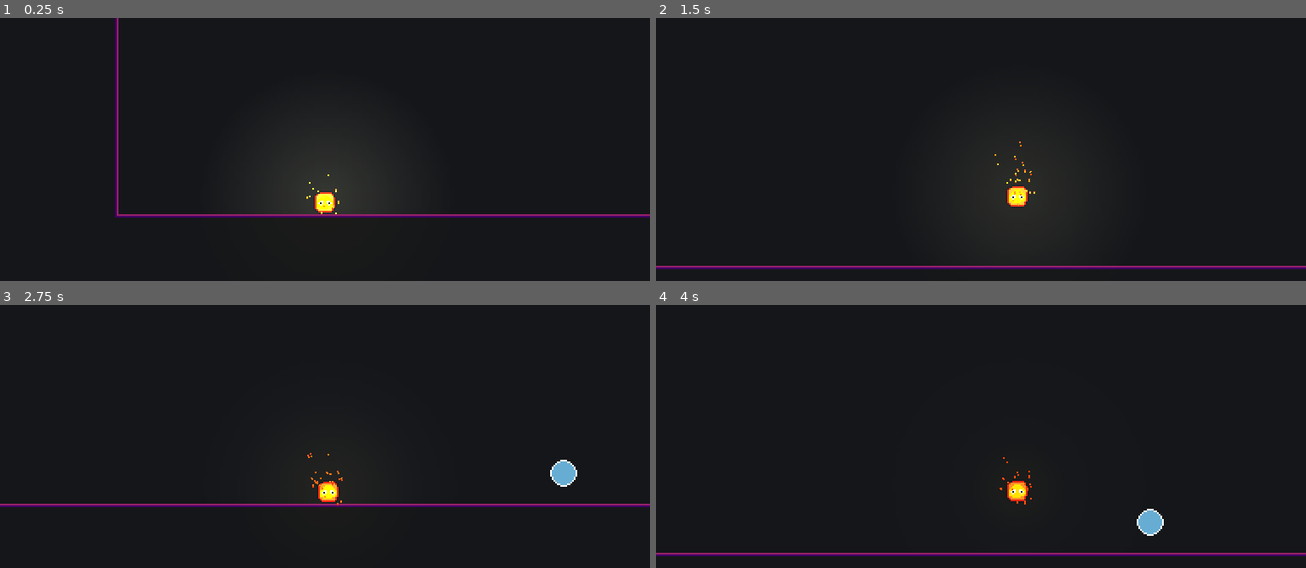
Above: before the commit, frames 1-4 (two rows, left to right).
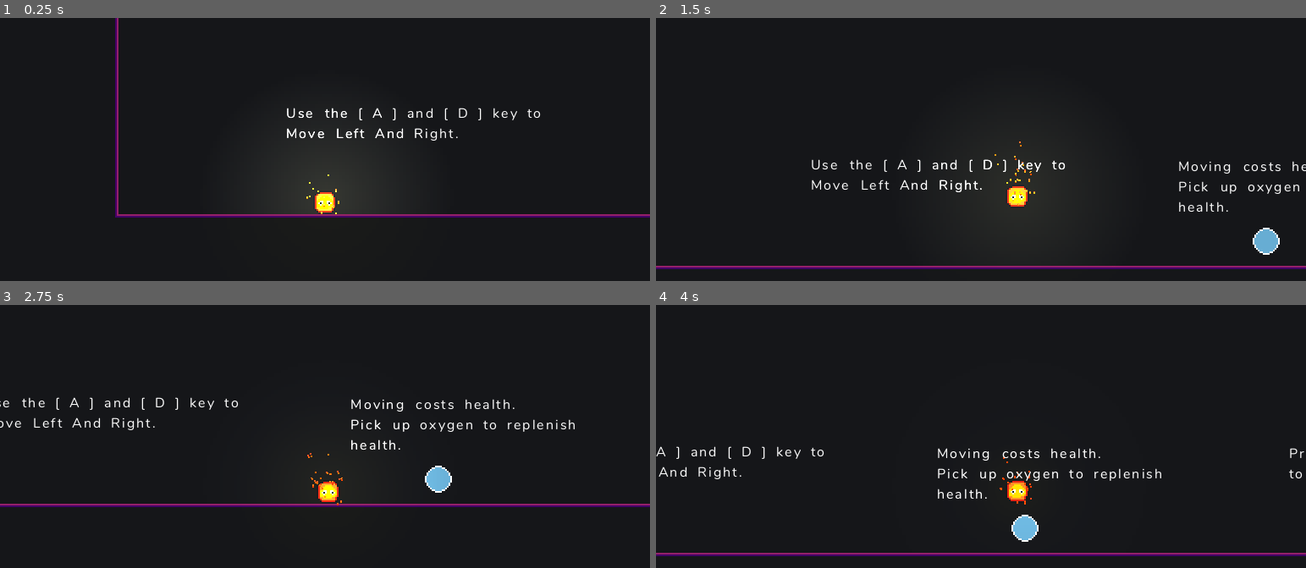
Above: after the commit, the same moments.

Repository: Michael-Sjogren/Ludum-Dare-46
Game: Godot game, scene res://Levels/Tutorial.tscn
Same seed, same stepped clock (60 frames per second), same inputs: the game is played once before the commit and once after it.
Inputs:
- Up to frame 1 (0.25 s): no input
- Up to frame 2 (1.5 s): tap Space (jump) at 0.5, 0.6, 0.77, 1.07, 1.25, 1.35 s; hold D (right) from 0.53 s (still down)
- Up to frame 3 (2.75 s): tap Space (jump) at 1.52, 1.82, 2, 2.1 s; release D (right) at 2.03 s; hold A (left) from 2.03 s (still down)
- Up to frame 4 (4 s): tap Space (jump) at 2.75, 2.85, 3.02, 3.32, 3.5, 3.6, 3.77 s; release A (left) at 2.78 s; hold D (right) from 2.78 s (still down)

The runs differ from the first frame. In frame 1, 0.7% of the frame differs, in the area x 44-84%, y 34-47%; in frame 2, 1.5%; in frame 3, 2.0%, in the area x 0-89%, y 35-72%; in frame 4, 1.8%.

Commit message:
fixed fonts

Diff:
--- a/DyingEmber/Fonts/game_font.tres
+++ b/DyingEmber/Fonts/game_font.tres
@@ -1,10 +1,11 @@
 [gd_resource type="DynamicFont" load_steps=2 format=2]
 
-[ext_resource path="res://Fonts/Nunito-Light.ttf" type="DynamicFontData" id=1]
+[ext_resource path="res://Fonts/game_font_data.tres" type="DynamicFontData" id=1]
 
 [resource]
 size = 8
 use_mipmaps = true
 use_filter = true
-extra_spacing_char = 2
+extra_spacing_char = 1
+extra_spacing_space = 2
 font_data = ExtResource( 1 )
--- /dev/null
+++ b/DyingEmber/Fonts/game_font_data.tres
@@ -0,0 +1,5 @@
+[gd_resource type="DynamicFontData" format=2]
+
+[resource]
+hinting = 0
+font_path = "res://Fonts/Nunito-Regular.ttf"
--- a/DyingEmber/Levels/Tutorial.tscn
+++ b/DyingEmber/Levels/Tutorial.tscn
@@ -11,7 +11,7 @@
 [node name="World" type="Node2D"]
 
 [node name="BG" type="Sprite" parent="."]
-position = Vector2( 201, -86 )
+position = Vector2( 199.919, -88.1614 )
 scale = Vector2( 12.5625, 8.01875 )
 texture = ExtResource( 2 )
 
@@ -20,6 +20,75 @@
 cell_size = Vector2( 16, 16 )
 format = 1
 tile_data = PoolIntArray( -1572905, 47, 65536, -1572904, 47, 65537, -1572903, 47, 65537, -1572902, 47, 65537, -1572901, …(46641 unchanged characters)…
+
+[node name="Tutuorial Labels" type="Node" parent="."]
+
+[node name="RichTextLabel" type="RichTextLabel" parent="Tutuorial Labels"]
+margin_left = -269.0
+margin_top = -0.540359
+margin_right = -103.0
+margin_bottom = 49.4596
+custom_fonts/normal_font = ExtResource( 3 )
+text = "Use the [ A ] and [ D ] key to Move Left And Right."
+__meta__ = {
+"_edit_use_anchors_": false
+}
+
+[node name="RichTextLabel2" type="RichTextLabel" parent="Tutuorial Labels"]
+margin_left = 156.468
+margin_right = 219.468
+margin_bottom = 42.0
+custom_fonts/normal_font = ExtResource( 3 )
+text = "Press Space to Jump"
+__meta__ = {
+"_edit_use_anchors_": false
+}
+
+[node name="RichTextLabel5" type="RichTextLabel" parent="Tutuorial Labels"]
+margin_left = 300.45
+margin_top = -30.7357
+margin_right = 390.45
+margin_bottom = 1.26431
+rect_pivot_offset = Vector2( -4.70982, -45.9263 )
+custom_fonts/normal_font = ExtResource( 3 )
+text = "Hold Spacebar to jump higher"
+__meta__ = {
+"_edit_use_anchors_": false
+}
+
+[node name="RichTextLabel4" type="RichTextLabel" parent="Tutuorial Labels"]
+margin_left = -52.0
+margin_right = 112.0
+margin_bottom = 55.0
+custom_fonts/normal_font = ExtResource( 3 )
+text = "Moving costs health.
+Pick up oxygen to replenish health."
+__meta__ = {
+"_edit_use_anchors_": false
+}
+
+[node name="RichTextLabel6" type="RichTextLabel" parent="Tutuorial Labels"]
+margin_left = 275.0
+margin_top = -249.0
+margin_right = 424.0
+margin_bottom = -193.0
+custom_fonts/normal_font = ExtResource( 3 )
+text = "Touching spikes will kill you.
+Make sure to avoid them!"
+__meta__ = {
+"_edit_use_anchors_": false
+}
+
+[node name="RichTextLabel7" type="RichTextLabel" parent="Tutuorial Labels"]
+margin_left = -129.0
+margin_top = -249.0
+margin_right = 21.0
+margin_bottom = -193.0
+custom_fonts/normal_font = ExtResource( 3 )
+text = "Jump into the braizer to complete the level!"
+__meta__ = {
+"_edit_use_anchors_": false
+}
 
 [node name="Player" parent="." instance=ExtResource( 7 )]
 position = Vector2( -246, 46 )
@@ -51,7 +120,7 @@
 position = Vector2( 415.49, -48.3456 )
 
 [node name="Oxygen4" parent="Pickups" instance=ExtResource( 4 )]
-position = Vector2( 74, 46 )
+position = Vector2( 0, 49.4596 )
 
 [node name="Oxygen5" parent="Pickups" instance=ExtResource( 4 )]
 position = Vector2( 276, 20 )
@@ -61,71 +130,3 @@
 
 [node name="Oxygen3" parent="Pickups" instance=ExtResource( 4 )]
 position = Vector2( 245, -192 )
-
-[node name="Tutuorial Labels" type="Node" parent="."]
-
-[node name="RichTextLabel" type="RichTextLabel" parent="Tutuorial Labels"]
-margin_left = -310.0
-margin_right = -119.0
-margin_bottom = 46.0
-custom_fonts/normal_font = ExtResource( 3 )
-text = "Use the [ A ] and [ D ] key to Move Left And Right."
-__meta__ = {
-"_edit_use_anchors_": false
-}
-
-[node name="RichTextLabel2" type="RichTextLabel" parent="Tutuorial Labels"]
-margin_left = 138.0
-margin_right = 219.0
-margin_bottom = 42.0
-custom_fonts/normal_font = ExtResource( 3 )
-text = "Press Space to Jump"
-__meta__ = {
-"_edit_use_anchors_": false
-}
-
-[node name="RichTextLabel5" type="RichTextLabel" parent="Tutuorial Labels"]
-margin_left = 300.0
-margin_right = 396.0
-margin_bottom = 32.0
-rect_pivot_offset = Vector2( -4.70982, -45.9263 )
-custom_fonts/normal_font = ExtResource( 3 )
-text = "Hold Spacebar to jump higher"
-__meta__ = {
-"_edit_use_anchors_": false
-}
-
-[node name="RichTextLabel4" type="RichTextLabel" parent="Tutuorial Labels"]
-margin_left = -52.0
-margin_right = 88.0
-margin_bottom = 54.0
-custom_fonts/normal_font = ExtResource( 3 )
-text = "Moving costs health.
-
-Pick up oxygen to replenish health."
-__meta__ = {
-"_edit_use_anchors_": false
-}
-
-[node name="RichTextLabel6" type="RichTextLabel" parent="Tutuorial Labels"]
-margin_left = 297.0
-margin_top = -249.0
-margin_right = 424.0
-margin_bottom = -193.0
-custom_fonts/normal_font = ExtResource( 3 )
-text = "Touching spikes will kill you.
-Make sure to avoid them!"
-__meta__ = {
-"_edit_use_anchors_": false
-}
-
-[node name="RichTextLabel7" type="RichTextLabel" parent="Tutuorial Labels"]
-margin_left = -129.0
-margin_top = -249.0
-margin_right = -2.0
-margin_bottom = -193.0
-custom_fonts/normal_font = ExtResource( 3 )
-text = "Jump into the braizer to complete the level!"
-__meta__ = {
-"_edit_use_anchors_": false
-}
--- a/DyingEmber/Player/DeathScreen.gd
+++ b/DyingEmber/Player/DeathScreen.gd
@@ -1,12 +1,15 @@
 extends CanvasLayer
 
 onready var rect = $Control/ColorRect
+onready var control = $Control
 
 func _ready():
+	control.hide()
 	rect.hide()
 	get_parent().connect("player_died",self,"_on_Player_death")
 
 
 func _on_Player_death():
 	print("player died")
+	control.show()
 	rect.show()
--- a/DyingEmber/Player/DeathScreen.tscn
+++ b/DyingEmber/Player/DeathScreen.tscn
@@ -15,6 +15,7 @@
 script = ExtResource( 2 )
 
 [node name="Control" type="Control" parent="."]
+visible = false
 anchor_right = 1.0
 anchor_bottom = 1.0
 __meta__ = {
@@ -33,9 +34,12 @@
 [node name="title" type="Label" parent="Control/ColorRect"]
 anchor_right = 1.0
 anchor_bottom = 1.0
+margin_top = 40.0
+margin_bottom = 2.0
 custom_fonts/font = SubResource( 2 )
-text = "You burned out."
+text = "You burned out"
 align = 1
+uppercase = true
 __meta__ = {
 "_edit_use_anchors_": false
 }
--- a/DyingEmber/Player/Player.tscn
+++ b/DyingEmber/Player/Player.tscn
@@ -50,6 +50,9 @@
 collision_layer = 7
 collision_mask = 7
 script = ExtResource( 2 )
+__meta__ = {
+"_edit_group_": true
+}
 MAX_MOVE_SPEED_MULTIPLIER = 4
 FRICTION = 0.8
 
@@ -79,6 +82,7 @@
 shape = SubResource( 6 )
 
 [node name="Camera2D" type="Camera2D" parent="."]
+visible = false
 z_as_relative = false
 current = true
 drag_margin_h_enabled = true
@@ -97,6 +101,9 @@
 texture_scale = 2.0
 shadow_enabled = true
 shadow_color = Color( 0, 0, 0, 0.929412 )
+__meta__ = {
+"_edit_lock_": true
+}
 
 [node name="FuelTimer" type="Timer" parent="."]
 wait_time = 5.0
--- a/DyingEmber/project.godot
+++ b/DyingEmber/project.godot
@@ -29,6 +29,7 @@
 window/size/width=384
 window/size/height=216
 window/size/resizable=false
+window/size/fullscreen=true
 window/size/always_on_top=true
 window/size/test_width=1024
 window/size/test_height=576
